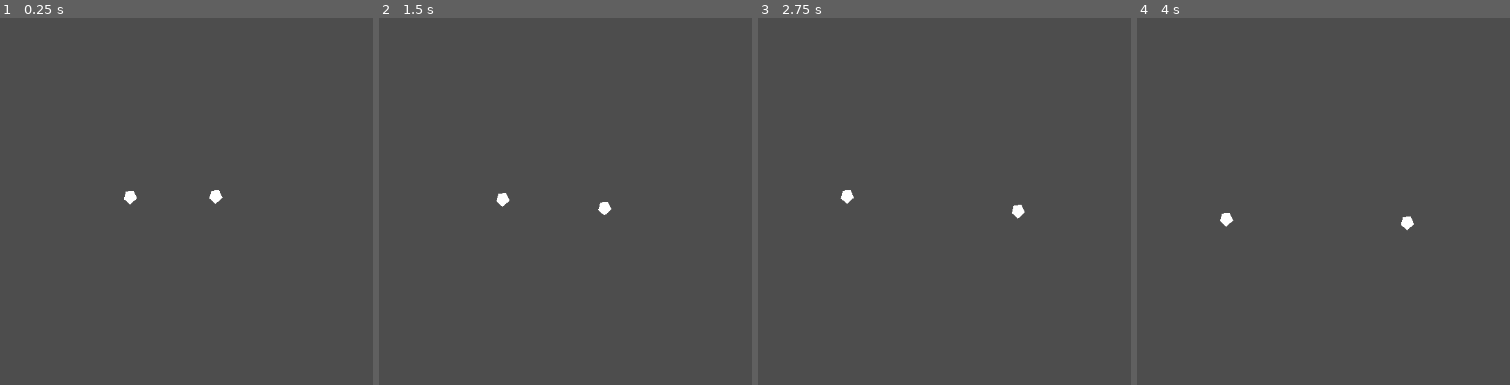
Above: before the commit, frames 1-4 (left to right).
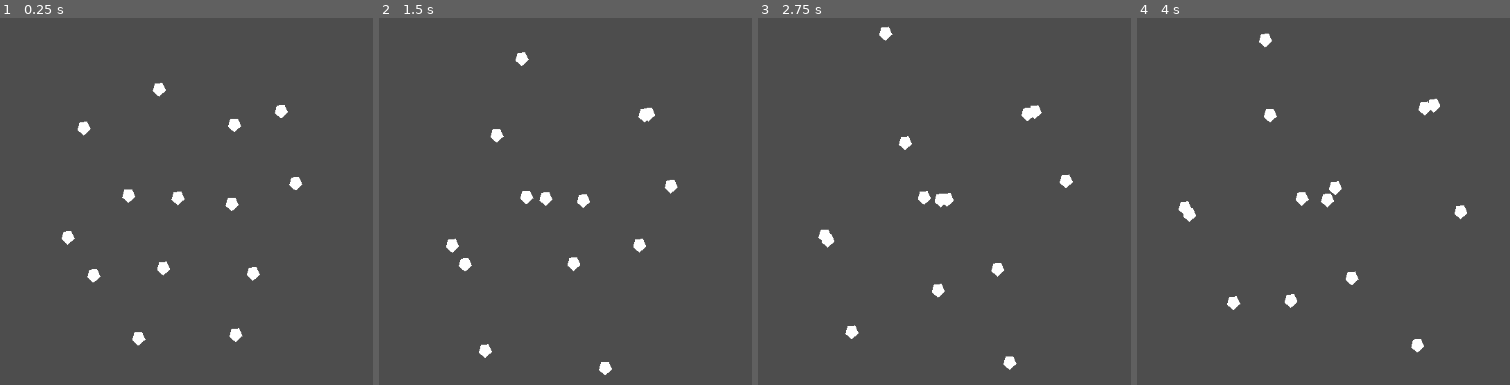
Above: after the commit, the same moments.

Repository: patator62180/Expelemalum
Game: Godot game, scene res://modules/world/world.tscn
Two runs of this game, one before a commit and one after it. Both use one fixed random seed, a clock stepped at 60 frames per second and the inputs below.
Inputs:
- Up to frame 1 (0.25 s): no input
- Up to frame 2 (1.5 s): hold Up (up, bound only after the commit) 0.53-1.28 s; hold Down (down, bound only after the commit) from 1.28 s (still down)
- Up to frame 3 (2.75 s): release Down (down, bound only after the commit) at 2.03 s; hold Up (up, bound only after the commit) from 2.03 s (still down)
- Up to frame 4 (4 s): release Up (up, bound only after the commit) at 3.53 s; hold Down (down, bound only after the commit) from 3.53 s (still down)

The runs differ from the first frame. In frame 1, 1.4% of the frame differs, in the area x 16-82%, y 17-90%; in frame 2, 1.5%; in frame 3, 1.4%; in frame 4, 1.5%, in the area x 10-89%, y 4-92%.

Commit message:
starting curse

Diff:
--- a/modules/character/behavior/rules/behavior_rule_know.gd
+++ b/modules/character/behavior/rules/behavior_rule_know.gd
@@ -1,25 +1,28 @@
 extends "res://modules/character/behavior/rules/behavior_rule.gd"
 
-@export var KNOWING_POWER_RATE : float = 0.3
-@export var KNOWING_INCREMENT_RATE : float = 0.01
+@export var KNOWING_DISTANCE_FUNC : Curve
+@export var KNOWING_KNOW_FUNC : Curve
+@export var FORGETTING_KNOW_FUNC : Curve
 
-@export var FORGETTING_POWER_RATE : float = 0.3
-@export var FORGETTING_INCREMENT_RATE : float = 0.01
+const TIME : float = 1.0
+const TEMPERATURE : float = 0.01
 
 func update_memory(delta : float, visible_characters : Array):
 	super.update_memory(delta, visible_characters)
 	# compute updating rule
 	var character : Node2D = get_node(CHARACTER_PATH)
-	for other_character in visible_characters:
-		other_character = other_character as Node2D
-		var direction_to_other_character : Vector2 = other_character.global_position - character.global_position
-		var distance_to_other_character : float = direction_to_other_character.length()
-		direction_to_other_character /= distance_to_other_character
-		if distance_to_other_character > 0.0:
-			character.memory[other_character]["know"] += (KNOWING_INCREMENT_RATE + pow(character.memory[other_character]["know"], KNOWING_POWER_RATE)) * (character.RADIUS_VISION / distance_to_other_character) * delta
 	for other_character in character.memory:
-		if not other_character in visible_characters:
+		if other_character in visible_characters:
 			other_character = other_character as Node2D
-			character.memory[other_character]["know"] -= (FORGETTING_INCREMENT_RATE + pow(character.memory[other_character]["know"] * character.memory[other_character]["love"], FORGETTING_POWER_RATE)) * delta
-			if character.memory[other_character]["know"] <= 0.0:
-				character.memory.erase(other_character)
+			var distance_to_other_character : float = (other_character.global_position - character.global_position).length()
+			var x_distance : float = distance_to_other_character / character.RADIUS_VISION
+			var x_know : float = character.memory[other_character]["know"]
+			if distance_to_other_character > 0.0:
+				character.memory[other_character]["know"] += KNOWING_KNOW_FUNC.sample_baked(x_know) * KNOWING_DISTANCE_FUNC.sample_baked(x_distance) * delta / TIME
+		else:
+			character = character as Node2D
+			var x_know : float = character.memory[other_character]["know"]
+			character.memory[other_character]["know"] -= FORGETTING_KNOW_FUNC.sample_baked(x_know) * delta / TIME
+		# temperature and clamp
+		character.memory[other_character]["know"] += TEMPERATURE * delta / TIME * randf_range(-1.0, 1.0)
+		character.memory[other_character]["know"] = clamp(character.memory[other_character]["know"], 0.0, 1.0)
--- a/modules/character/behavior/rules/behavior_rule_know.tscn
+++ b/modules/character/behavior/rules/behavior_rule_know.tscn
@@ -1,12 +1,23 @@
-[gd_scene load_steps=3 format=3 uid="uid://corbd7bhrx1tx"]
+[gd_scene load_steps=6 format=3 uid="uid://corbd7bhrx1tx"]
 
 [ext_resource type="PackedScene" uid="uid://66q4mn76i611" path="res://modules/character/behavior/rules/behavior_rule.tscn" id="1_8t0qq"]
 [ext_resource type="Script" path="res://modules/character/behavior/rules/behavior_rule_know.gd" id="2_0q6d4"]
 
+[sub_resource type="Curve" id="Curve_2jsax"]
+_data = [Vector2(0, 0.2), 0.0, 0.0, 0, 0, Vector2(1, 0), 0.0, 0.0, 0, 0]
+point_count = 2
+
+[sub_resource type="Curve" id="Curve_k7fm6"]
+_data = [Vector2(0, 0.02), 0.0, 0.0, 0, 0, Vector2(1, 0), 0.0, 0.0, 0, 0]
+point_count = 2
+
+[sub_resource type="Curve" id="Curve_n331n"]
+_data = [Vector2(0, 0.04), 0.0, 0.0, 0, 0, Vector2(1, 0.02), 0.0, 0.0, 0, 0]
+point_count = 2
+
 [node name="BehaviorRuleKnow" instance=ExtResource("1_8t0qq")]
 script = ExtResource("2_0q6d4")
-KNOWING_POWER_RATE = 0.5
-KNOWING_INCREMENT_RATE = 0.01
-FORGETTING_POWER_RATE = 0.3
-FORGETTING_INCREMENT_RATE = 0.01
+KNOWING_DISTANCE_FUNC = SubResource("Curve_2jsax")
+KNOWING_KNOW_FUNC = SubResource("Curve_k7fm6")
+FORGETTING_KNOW_FUNC = SubResource("Curve_n331n")
 NAME = "know"
--- a/modules/character/behavior/rules/behavior_rule_love.gd
+++ b/modules/character/behavior/rules/behavior_rule_love.gd
@@ -1,31 +1,28 @@
 extends "res://modules/character/behavior/rules/behavior_rule.gd"
 
-@export var PERSONAL_SPACE : float = 20.0
+@export var LOVING_DISTANCE_FUNC : Curve
+@export var LOVING_LOVE_FUNC : Curve
+@export var FORGETTING_LOVE_FUNC : Curve
 
-@export var LOVING_POWER_RATE : float = 0.5
-@export var LOVING_INCREMENT_RATE : float = 0.01
-
-@export var HATING_POWER_RATE : float = 1.5
-@export var HATING_INCREMENT_RATE : float = -0.01
-
-@export var FORGETTING_POWER_RATE : float = 0.25
-@export var FORGETTING_INCREMENT_RATE : float = 0.01
+const TIME : float = 1.0
+const TEMPERATURE : float = 0.01
 
 func update_memory(delta : float, visible_characters : Array):
 	super.update_memory(delta, visible_characters)
 	# compute updating rule
 	var character : Node2D = get_node(CHARACTER_PATH)
-	for other_character in visible_characters:
-		other_character = other_character as Node2D
-		var direction_to_other_character : Vector2 = other_character.global_position - character.global_position
-		var distance_to_other_character : float = direction_to_other_character.length()
-		direction_to_other_character /= distance_to_other_character
-		if distance_to_other_character > 0.0:
-			if distance_to_other_character > PERSONAL_SPACE:
-				character.memory[other_character]["love"] += (LOVING_INCREMENT_RATE + pow(character.memory[other_character]["love"], LOVING_POWER_RATE)) * ((character.RADIUS_VISION - PERSONAL_SPACE) / (distance_to_other_character - PERSONAL_SPACE)) * delta
-			else:
-				character.memory[other_character]["love"] += (HATING_INCREMENT_RATE + pow(character.memory[other_character]["love"], HATING_POWER_RATE)) * ((distance_to_other_character - PERSONAL_SPACE) / PERSONAL_SPACE) * delta
 	for other_character in character.memory:
-		if not other_character in visible_characters:
+		if other_character in visible_characters:
+			other_character = other_character as Node2D
+			var distance_to_other_character : float = (other_character.global_position - character.global_position).length()
+			var x_distance : float = distance_to_other_character / character.RADIUS_VISION
+			var x_love : float = (1.0 + character.memory[other_character]["love"]) / 2.0
+			if distance_to_other_character > 0.0:
+				character.memory[other_character]["love"] += LOVING_LOVE_FUNC.sample_baked(x_love) * LOVING_DISTANCE_FUNC.sample_baked(x_distance) * delta / TIME
+		else:
 			character = character as Node2D
-			character.memory[other_character]["love"] -= sign(character.memory[other_character]["love"]) * (FORGETTING_INCREMENT_RATE + pow(character.memory[other_character]["know"] * abs(character.memory[other_character]["love"]), FORGETTING_POWER_RATE)) * delta
+			var x_love : float = abs(character.memory[other_character]["love"])
+			character.memory[other_character]["love"] -= sign(character.memory[other_character]["love"]) * FORGETTING_LOVE_FUNC.sample_baked(x_love) * delta / TIME
+		# temperature and clamp
+		character.memory[other_character]["love"] += TEMPERATURE * delta / TIME * randf_range(-1.0, 1.0)
+		character.memory[other_character]["love"] = clamp(character.memory[other_character]["love"], -1.0, 1.0)
--- a/modules/character/behavior/rules/behavior_rule_love.tscn
+++ b/modules/character/behavior/rules/behavior_rule_love.tscn
@@ -1,15 +1,25 @@
-[gd_scene load_steps=3 format=3 uid="uid://ccx2f3f6rrl12"]
+[gd_scene load_steps=6 format=3 uid="uid://ccx2f3f6rrl12"]
 
 [ext_resource type="PackedScene" uid="uid://66q4mn76i611" path="res://modules/character/behavior/rules/behavior_rule.tscn" id="1_58ufe"]
 [ext_resource type="Script" path="res://modules/character/behavior/rules/behavior_rule_love.gd" id="2_vc4sc"]
 
+[sub_resource type="Curve" id="Curve_c3xmo"]
+min_value = -1.0
+_data = [Vector2(0, -1), 0.0, 0.0, 0, 0, Vector2(0.1, 0.02), 0.0, 0.0, 0, 0, Vector2(1, 0), 0.0, 0.0, 0, 0]
+point_count = 3
+
+[sub_resource type="Curve" id="Curve_mqaui"]
+min_value = -1.0
+_data = [Vector2(0, 1), 0.0, 0.0, 0, 0, Vector2(1, 0.0363637), 0.0, 0.0, 0, 0]
+point_count = 2
+
+[sub_resource type="Curve" id="Curve_d34ik"]
+_data = [Vector2(0, 0.2), 0.0, 0.0, 0, 0, Vector2(1, 0.1), 0.0, 0.0, 0, 0]
+point_count = 2
+
 [node name="BehaviorRuleLove" instance=ExtResource("1_58ufe")]
 script = ExtResource("2_vc4sc")
-PERSONAL_SPACE = 20.0
-LOVING_POWER_RATE = 0.5
-LOVING_INCREMENT_RATE = 0.01
-HATING_POWER_RATE = 1.5
-HATING_INCREMENT_RATE = 0.01
-FORGETTING_POWER_RATE = 0.25
-FORGETTING_INCREMENT_RATE = 0.01
+LOVING_DISTANCE_FUNC = SubResource("Curve_c3xmo")
+LOVING_LOVE_FUNC = SubResource("Curve_mqaui")
+FORGETTING_LOVE_FUNC = SubResource("Curve_d34ik")
 NAME = "love"
--- a/modules/character/character.gd
+++ b/modules/character/character.gd
@@ -1,11 +1,15 @@
 @tool
 extends Node2D
 
-# TODO: MEMORY SYSTEM (should not be that hard I guess)
+# TODO: ADD PERSONALITY (CURIOSITY, SOCIABILITY, ...)
+
+const PERSONALITY_SOCIABILITY : float = 1.0
+const PERSONALITY_CURIOSITY : float = 0.5
 
 # testing interface (assuming this is only changed in the editor)
 
-@export var SPEED : float = 40.0
+const SPEED : float = 40.0
+
 @export var RADIUS_BODY : float = 10.0:
 	get:
 		return RADIUS_BODY
@@ -61,9 +65,8 @@
 				var distance_to_character : float = direction_to_character.length()
 				direction_to_character /= distance_to_character
 				if distance_to_character > 0.0:
-					moving_direction += memory[character]["love"] * direction_to_character / distance_to_character
-					print(memory[character]["love"])
-					moving_direction -= memory[character]["know"] * direction_to_character / distance_to_character
+					moving_direction += PERSONALITY_SOCIABILITY * memory[character]["love"] * direction_to_character / distance_to_character
+					moving_direction -= PERSONALITY_CURIOSITY * memory[character]["know"] * direction_to_character / distance_to_character
 			moving_direction = moving_direction.normalized()
 			curiosity_direction = moving_direction
 		else:
--- a/modules/character/character.tscn
+++ b/modules/character/character.tscn
@@ -19,7 +19,6 @@
 CHARACTER_PATH = NodePath("../..")
 
 [node name="BehaviorRuleKnow" parent="BehaviorRules" instance=ExtResource("3_x6vut")]
-KNOWING_POWER_RATE = 0.3
 CHARACTER_PATH = NodePath("../..")
 
 [node name="Area2DVision" type="Area2D" parent="."]
--- /dev/null
+++ b/modules/curse/curse.gd
@@ -0,0 +1,12 @@
+extends Node2D
+
+# Called when the node enters the scene tree for the first time.
+func _input(event : InputEvent):
+	if event is InputEventJoypadMotion:
+		pass # TODO MANAGE JOYPAD
+	elif event is InputEventAction:
+			if event.pressed:
+				match event.action:
+					"up":
+						pass
+					"down":
--- /dev/null
+++ b/modules/curse/curse.tscn
@@ -0,0 +1,10 @@
+[gd_scene load_steps=2 format=3 uid="uid://ddhnviwyjohqm"]
+
+[ext_resource type="Script" path="res://modules/curse/curse.gd" id="1_cbkdp"]
+
+[node name="Curse" type="Node2D"]
+script = ExtResource("1_cbkdp")
+
+[node name="Polygon2D" type="Polygon2D" parent="."]
+color = Color(0.760784, 0.552941, 1, 1)
+polygon = PackedVector2Array(0, 11, -9, 3, -6, -8, 5, -9, 10, 2)
--- a/modules/world/world.tscn
+++ b/modules/world/world.tscn
@@ -5,7 +5,7 @@
 [ext_resource type="PackedScene" uid="uid://dlef87rcej5ca" path="res://modules/character/boundary.tscn" id="3_g23c7"]
 
 [sub_resource type="CircleShape2D" id="CircleShape2D_pk6sr"]
-radius = 128.39
+radius = 245.098
 
 [node name="World" type="Node2D"]
 script = ExtResource("1_cquyq")
@@ -14,7 +14,43 @@
 position = Vector2(462, 306)
 
 [node name="Character2" parent="." instance=ExtResource("2_wpapm")]
-position = Vector2(602, 301)
+position = Vector2(533, 308)
+
+[node name="Character3" parent="." instance=ExtResource("2_wpapm")]
+position = Vector2(513, 414)
+
+[node name="Character4" parent="." instance=ExtResource("2_wpapm")]
+position = Vector2(650, 413)
+
+[node name="Character5" parent="." instance=ExtResource("2_wpapm")]
+position = Vector2(714, 298)
+
+[node name="Character6" parent="." instance=ExtResource("2_wpapm")]
+position = Vector2(616, 206)
+
+[node name="Character7" parent="." instance=ExtResource("2_wpapm")]
+position = Vector2(518, 162)
+
+[node name="Character8" parent="." instance=ExtResource("2_wpapm")]
+position = Vector2(395, 207)
+
+[node name="Character9" parent="." instance=ExtResource("2_wpapm")]
+position = Vector2(381, 365)
+
+[node name="Character10" parent="." instance=ExtResource("2_wpapm")]
+position = Vector2(493, 509)
+
+[node name="Character11" parent="." instance=ExtResource("2_wpapm")]
+position = Vector2(623, 512)
+
+[node name="Character12" parent="." instance=ExtResource("2_wpapm")]
+position = Vector2(615, 318)
+
+[node name="Character13" parent="." instance=ExtResource("2_wpapm")]
+position = Vector2(686, 186)
+
+[node name="Character14" parent="." instance=ExtResource("2_wpapm")]
+position = Vector2(424, 429)
 
 [node name="Boundary" parent="." instance=ExtResource("3_g23c7")]
 position = Vector2(548, 314)
--- a/project.godot
+++ b/project.godot
@@ -15,6 +15,38 @@
 config/features=PackedStringArray("4.0", "Forward Plus")
 config/icon="res://icon.svg"
 
+[input]
+
+up={
+"deadzone": 0.5,
+"events": [Object(InputEventKey,"resource_local_to_scene":false,"resource_name":"","device":0,"window_id":0,"alt_pressed":false,"shift_pressed":false,"ctrl_pressed":false,"meta_pressed":false,"pressed":false,"keycode":0,"physical_keycode":4194320,"key_label":0,"unicode":0,"echo":false,"script":null)
+, Object(InputEventKey,"resource_local_to_scene":false,"resource_name":"","device":-1,"window_id":0,"alt_pressed":false,"shift_pressed":false,"ctrl_pressed":false,"meta_pressed":false,"pressed":false,"keycode":0,"physical_keycode":87,"key_label":0,"unicode":122,"echo":false,"script":null)
+]
+}
+down={
+"deadzone": 0.5,
+"events": [Object(InputEventKey,"resource_local_to_scene":false,"resource_name":"","device":0,"window_id":0,"alt_pressed":false,"shift_pressed":false,"ctrl_pressed":false,"meta_pressed":false,"pressed":false,"keycode":0,"physical_keycode":4194322,"key_label":0,"unicode":0,"echo":false,"script":null)
+, Object(InputEventKey,"resource_local_to_scene":false,"resource_name":"","device":-1,"window_id":0,"alt_pressed":false,"shift_pressed":false,"ctrl_pressed":false,"meta_pressed":false,"pressed":false,"keycode":0,"physical_keycode":83,"key_label":0,"unicode":115,"echo":false,"script":null)
+]
+}
+left={
+"deadzone": 0.5,
+"events": [Object(InputEventKey,"resource_local_to_scene":false,"resource_name":"","device":0,"window_id":0,"alt_pressed":false,"shift_pressed":false,"ctrl_pressed":false,"meta_pressed":false,"pressed":false,"keycode":0,"physical_keycode":4194319,"key_label":0,"unicode":0,"echo":false,"script":null)
+, Object(InputEventKey,"resource_local_to_scene":false,"resource_name":"","device":-1,"window_id":0,"alt_pressed":false,"shift_pressed":false,"ctrl_pressed":false,"meta_pressed":false,"pressed":false,"keycode":0,"physical_keycode":65,"key_label":0,"unicode":113,"echo":false,"script":null)
+]
+}
+right={
+"deadzone": 0.5,
+"events": [Object(InputEventKey,"resource_local_to_scene":false,"resource_name":"","device":-1,"window_id":0,"alt_pressed":false,"shift_pressed":false,"ctrl_pressed":false,"meta_pressed":false,"pressed":false,"keycode":0,"physical_keycode":4194321,"key_label":0,"unicode":0,"echo":false,"script":null)
+, Object(InputEventKey,"resource_local_to_scene":false,"resource_name":"","device":-1,"window_id":0,"alt_pressed":false,"shift_pressed":false,"ctrl_pressed":false,"meta_pressed":false,"pressed":false,"keycode":0,"physical_keycode":68,"key_label":0,"unicode":100,"echo":false,"script":null)
+]
+}
+activate={
+"deadzone": 0.5,
+"events": [Object(InputEventKey,"resource_local_to_scene":false,"resource_name":"","device":-1,"window_id":0,"alt_pressed":false,"shift_pressed":false,"ctrl_pressed":false,"meta_pressed":false,"pressed":false,"keycode":0,"physical_keycode":32,"key_label":0,"unicode":32,"echo":false,"script":null)
+]
+}
+
 [layer_names]
 
 2d_physics/layer_1="character_body"
